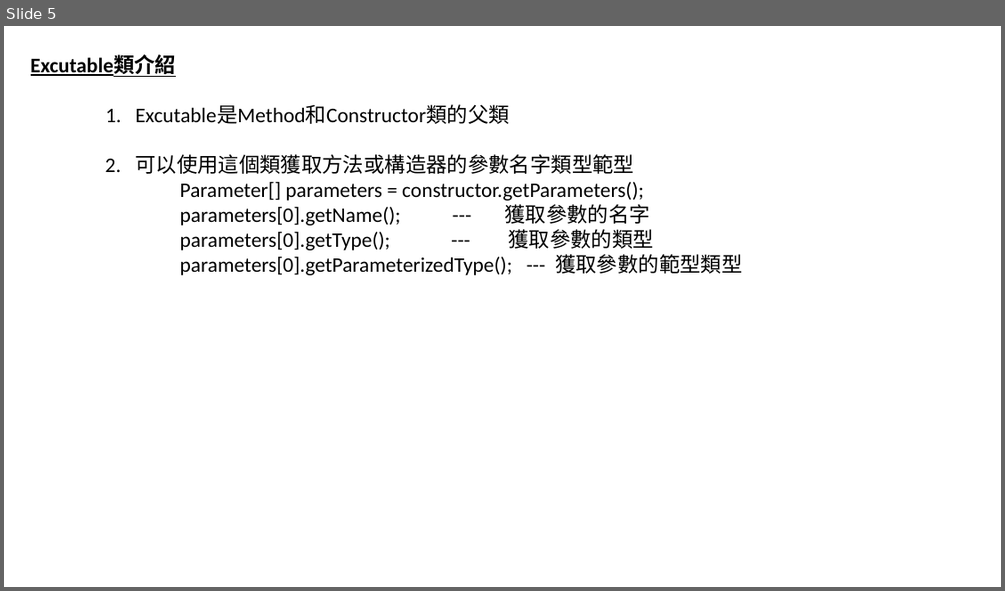
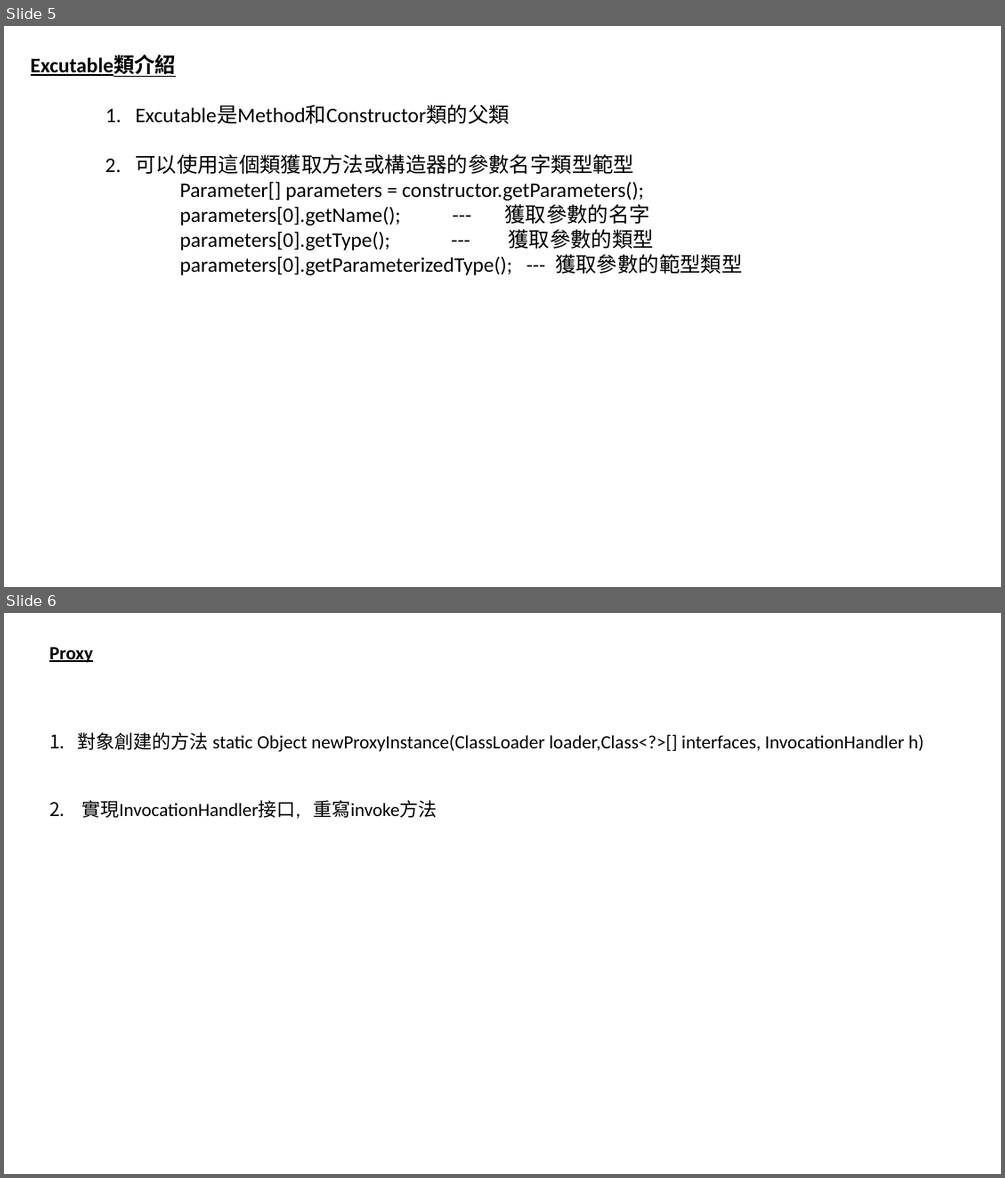
Before and after one commit to luchaojun/ChaojunStudy, a slide deck: JavaStudy/JavaStudyNote/ReflectAndClassLoader/ClassLoaderContent.pptx. Shown one above the other, each under a label of ours: slide 5 before the commit, slides 5 and 6 after it. The pictures are 1005x591 and 1005x1178 pixels, drawn with LibreOffice and Linux fonts; fonts in the diff are those of the drawing. Boxes give left, top, right and bottom in pixels: in the first picture for what was removed or moved away, otherwise in the second. Text is boxed around its words. In the diff, an @@ line names an element or a change of style, - is before the commit and + after.

Commit message:
Add the reflect study into ClassLoaderContent.pptx

```diff
--- a/JavaStudy/JavaStudyNote/ReflectAndClassLoader/ClassLoaderContent.pptx
+++ b/JavaStudy/JavaStudyNote/ReflectAndClassLoader/ClassLoaderContent.pptx
@@ slide 6 added at <box>4,613,1001,1174</box>, background #FFFFFF @@
@@ text added at <box>49,647,923,819</box>, 18 pt, text #000000 @@
+Proxy
+1. 對象創建的方法 static Object newProxyInstance(ClassLoader loader,Class<?>[] interfaces, InvocationHandler h)
+2. 實現InvocationHandler接口, 重寫invoke方法
```
Also in this commit, not shown: 1 other slide added.
